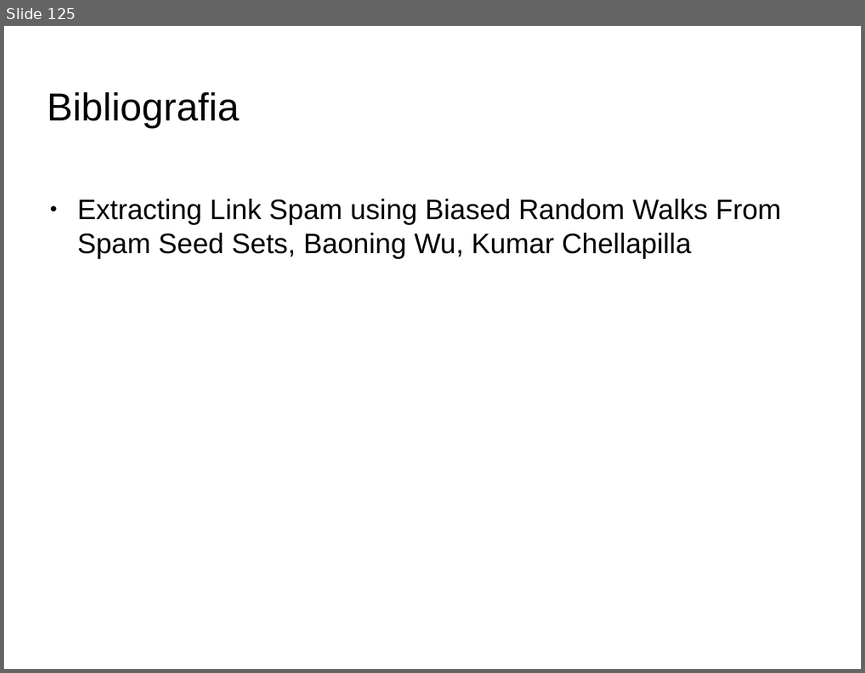
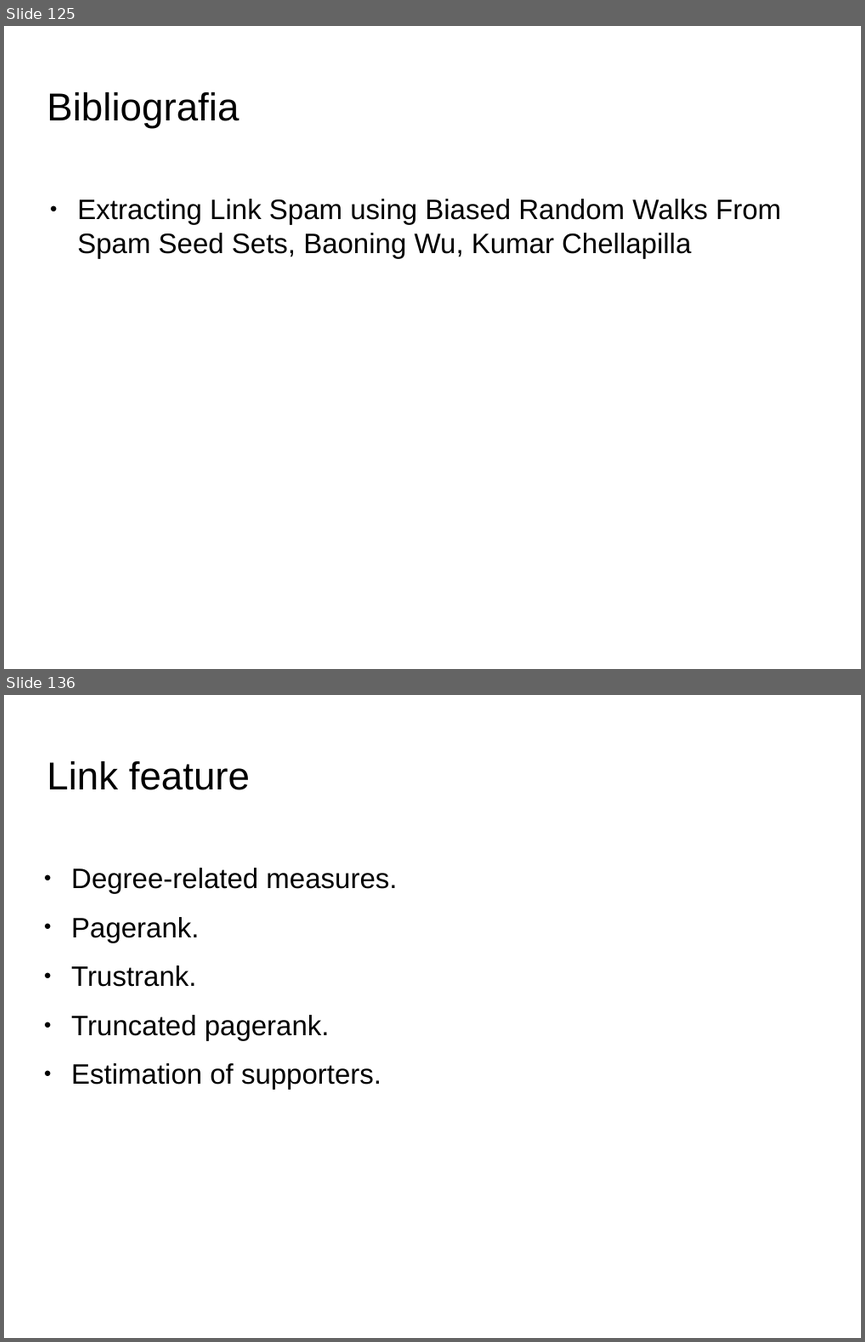
Before and after one commit to Toolanto/presentation, a slide deck: presentazione.odp. Shown one above the other, each under a label of ours: slide 125 before the commit, slides 125 and 136 after it; the slides between them are not shown. The pictures are 865x673 and 865x1342 pixels, drawn with LibreOffice and Linux fonts; fonts in the diff are those of the drawing; background and template pictures are left out. Boxes give left, top, right and bottom in pixels: in the first picture for what was removed or moved away, otherwise in the second. Text is boxed around its words. In the diff, an @@ line names an element or a change of style, - is before the commit and + after.

```diff
--- a/presentazione.odp
+++ b/presentazione.odp
@@ slide 136 added at <box>4,695,861,1338</box>, background picture (left out) @@
@@ title added at <box>46,761,250,790</box>, 36 pt, text #000000 @@
+Link feature
@@ text added at <box>71,868,397,1089</box>, 26 pt, text #000000 @@
+● Degree-related measures.
+● Pagerank.
+● Trustrank.
+● Truncated pagerank.
+● Estimation of supporters.
```
Also in this commit, not shown: 1 slide changed, 52 other slides added.
